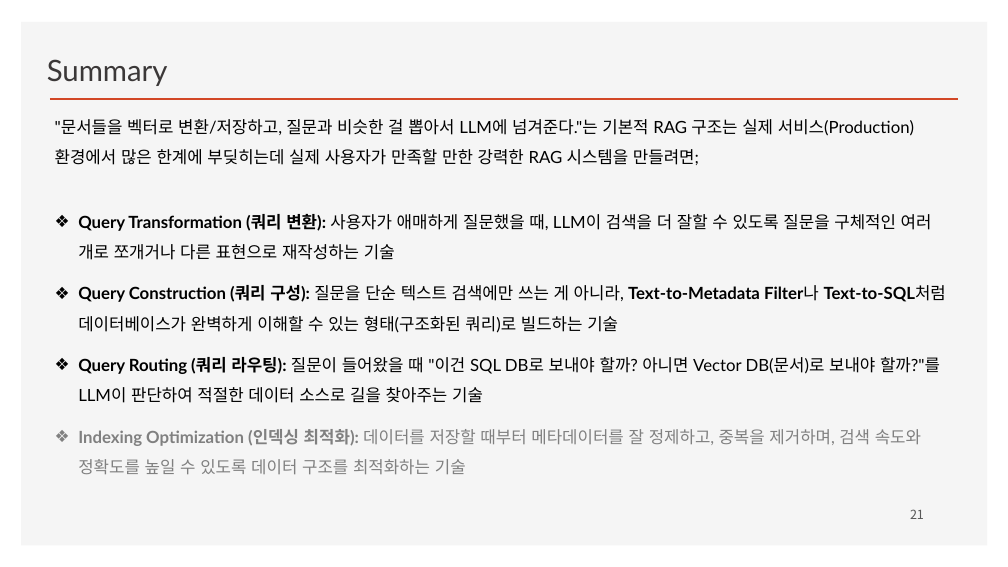
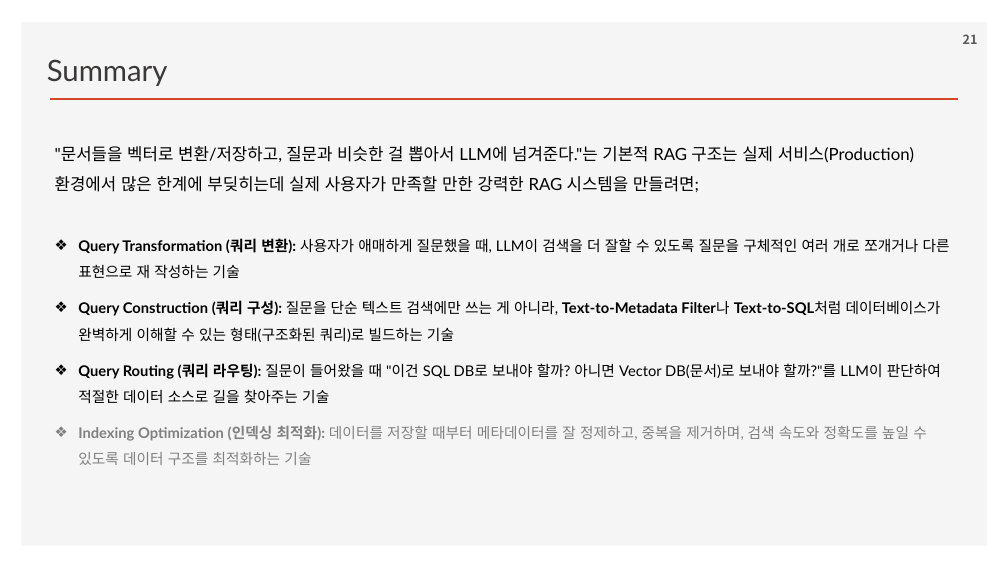
Before and after one commit to ancestor9/2026_Fall_Learning-Langchain-AI-Agent, a slide deck: slide 21 of ppts/CHAPTER 3 RAG Part II_Chatting with Your Data.pptx. Drawn at 1008x567 pixels with LibreOffice and Linux fonts; fonts in the diff are those of the drawing; background and template pictures are left out. Boxes give left, top, right and bottom in pixels: in the first picture for what was removed or moved away, otherwise in the second. Text is boxed around its words. In the diff, an @@ line names an element or a change of style, - is before the commit and + after.

```diff
--- a/ppts/CHAPTER 3 RAG Part II_Chatting with Your Data.pptx
+++ b/ppts/CHAPTER 3 RAG Part II_Chatting with Your Data.pptx
@@ page number: place and size @@
-page number at (910, 509, 924, 519)
+page number at (963, 34, 978, 44)
@@ page number at (963, 34, 978, 44): bold on @@
@@ text ""문서들을 벡터로 변환/저장하고, 질문과 비슷한 ...": place and size @@
-text ""문서들을 벡터로 변환/저장하고, 질문과 비슷한 ..." at (55, 119, 946, 474)
+text ""문서들을 벡터로 변환/저장하고, 질문과 비슷한 ..." at (55, 146, 950, 465)
@@ text at (78, 238, 950, 278): text changed; size 16 to 14 pt @@
-❖ Query Transformation (쿼리 변환): 사용자가 애매하게 질문했을 때, LLM이 검색을 더 잘할 수 있도록 질문을 구체적인 여러 개로 쪼개거나 다른 표현으로 재작성하는 기술
+❖ Query Transformation (쿼리 변환): 사용자가 애매하게 질문했을 때, LLM이 검색을 더 잘할 수 있도록 질문을 구체적인 여러 개로 쪼개거나 다른 표현으로 재 작성하는 기술
@@ text at (78, 300, 941, 465): size 16 to 14 pt in "Query Construction (쿼리 구성): 질문을 단순 텍스트 ...", "Query Routing (쿼리 라우팅): 질문이 들어왔을 때 ...", "Indexing Optimization (인덱싱 최적화): 데이터를 저장할 때부터 ..." @@
```
Also in this commit, not shown: 18 other slides changed.
